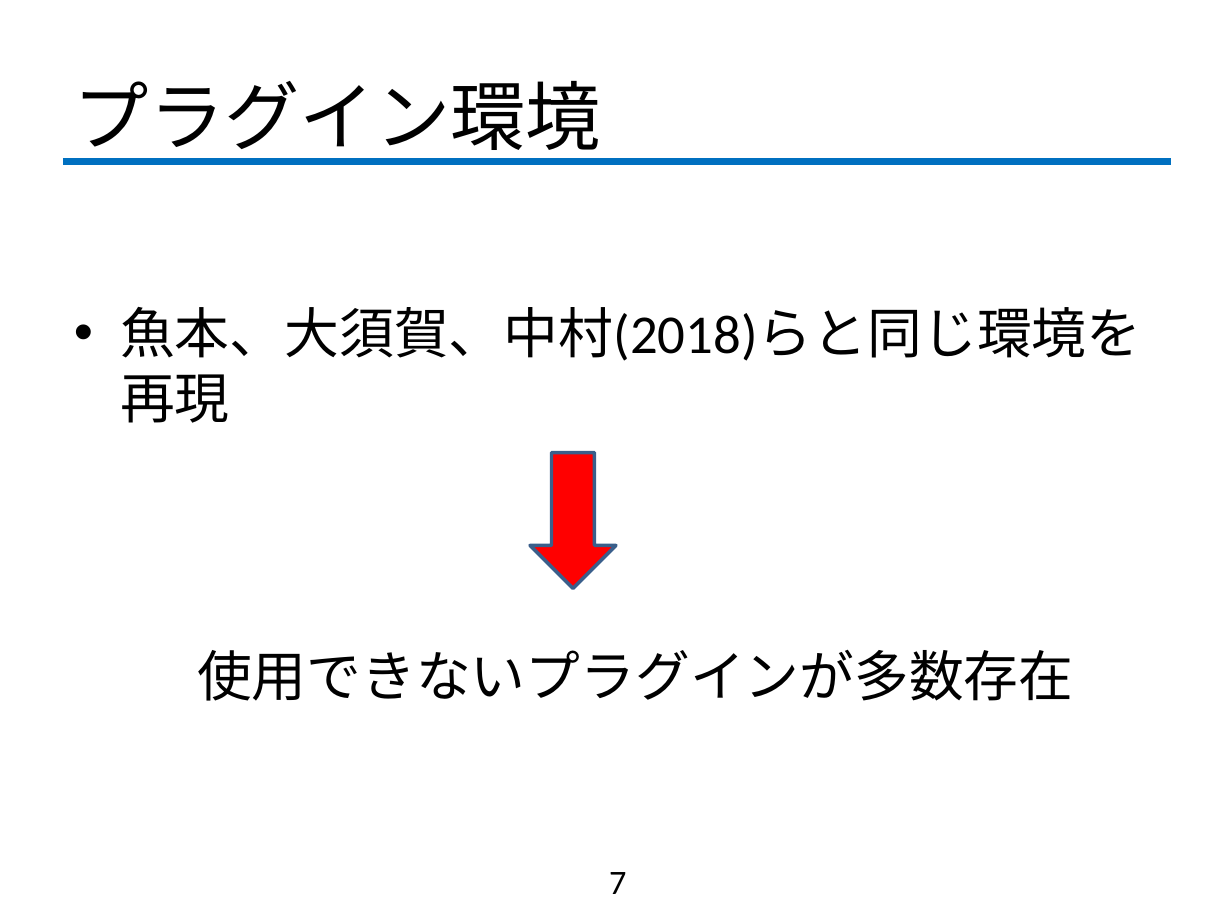
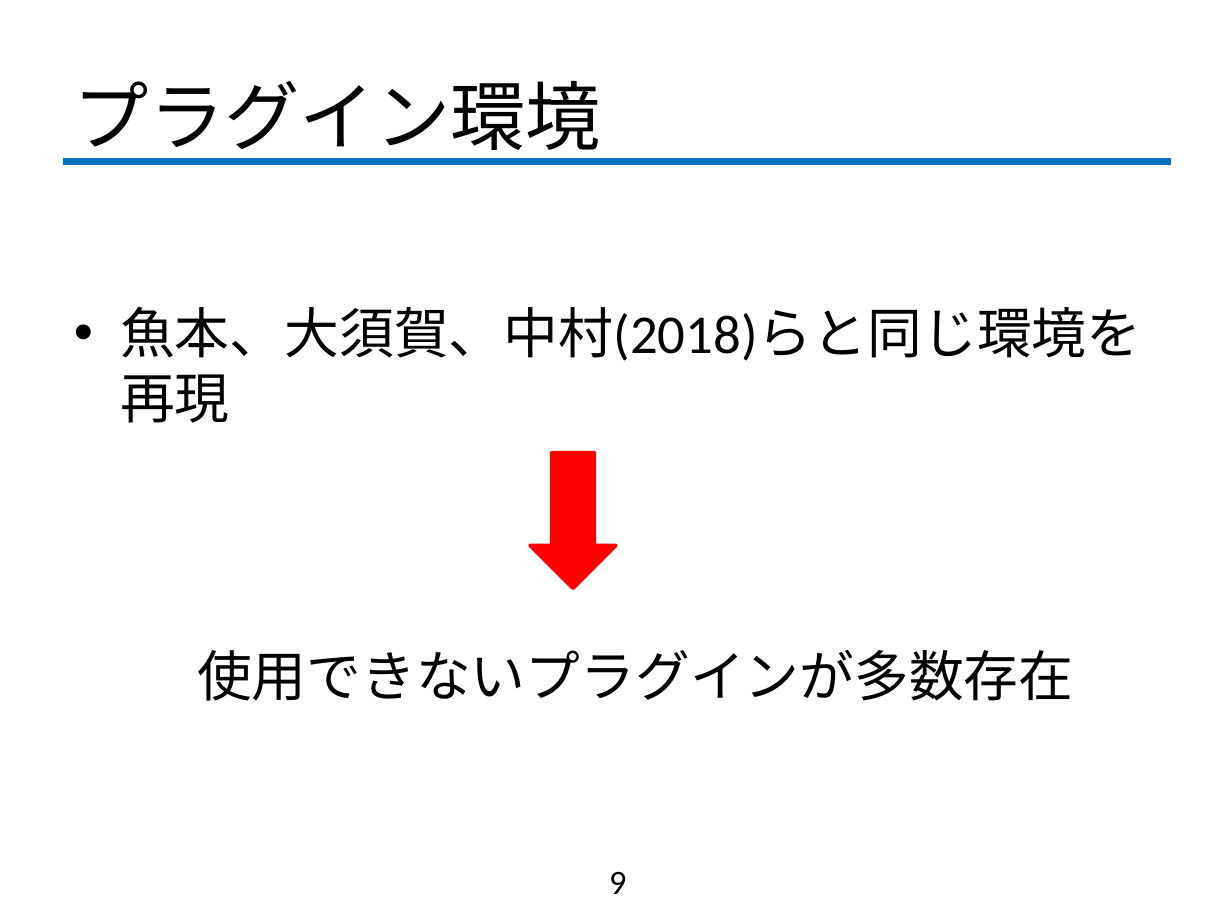
Before and after one commit to fujiLabo/fuji_simu, a slide deck: slide 9 of 1005進捗.pptx (slide 7 before the commit). Drawn at 1232x924 pixels with LibreOffice and Linux fonts; fonts in the diff are those of the drawing; background and template pictures are left out. Boxes give left, top, right and bottom in pixels: in the first picture for what was removed or moved away, otherwise in the second. Text is boxed around its words. In the diff, an @@ line names an element or a change of style, - is before the commit and + after.

```diff
--- a/1005進捗.pptx
+++ b/1005進捗.pptx
@@ down arrow at [530, 452, 616, 588]: outline #3A5F8C 2 pt to #FF0000 2 pt @@
@@ page number at [609, 871, 626, 894]: text changed @@
-7
+9
```
Also in this commit, not shown: 2 other slides changed, 3 slides added, 1 slide removed, 1 other file.
